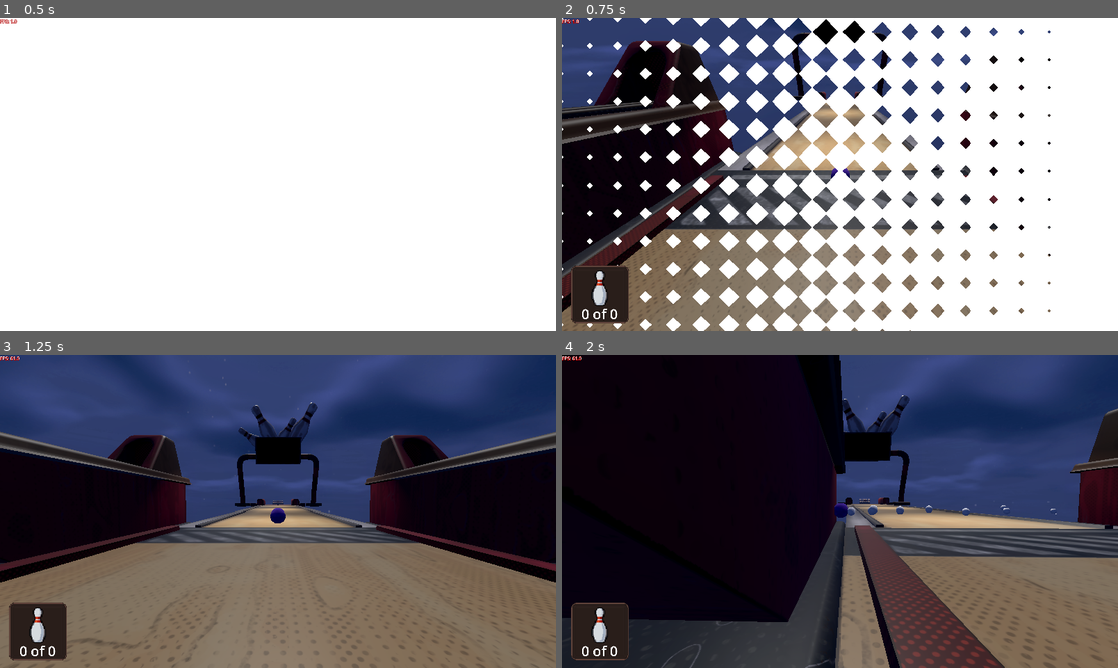
Above: before the commit, frames 1-4 (two rows, left to right).
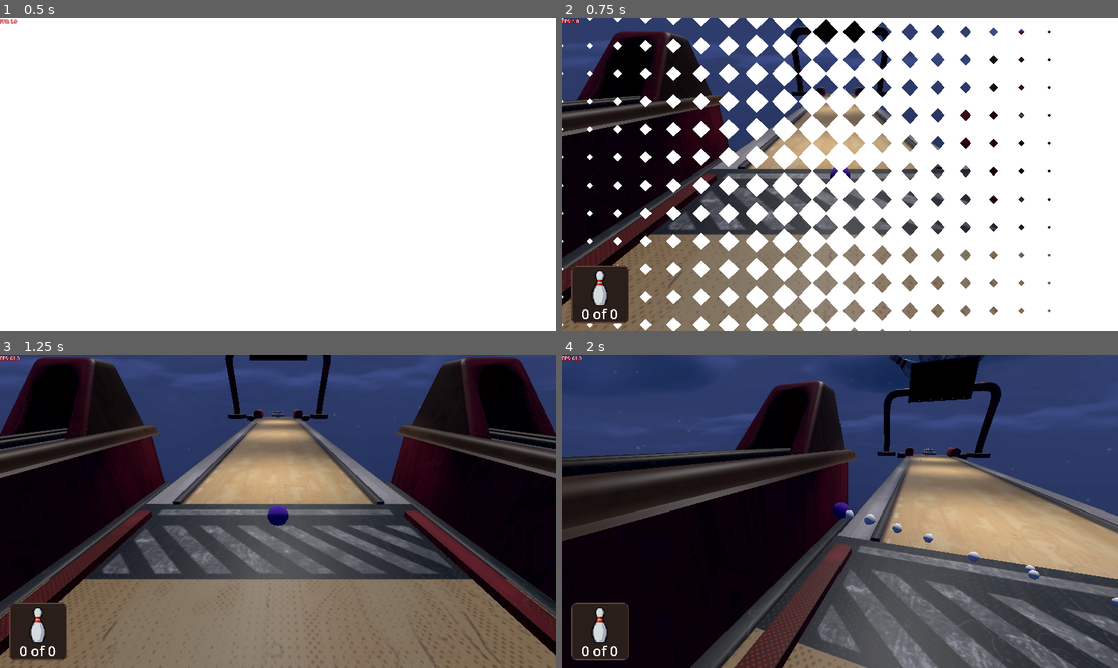
Above: after the commit, the same moments.

Repository: Cami-Cat/Dink-2026
Game: Godot game, scene res://Scenes/Core/GameCore/game_core.tscn
Same seed, same stepped clock (60 frames per second), same inputs: the game is played once before the commit and once after it. Sound files missing from this copy of the repository are replaced by a short silence.
Inputs (mouse positions are in pixels of both pictures, inside the frame that each line leads up to):
- Up to frame 1 (0.5 s): no input
- Up to frame 2 (0.75 s): move the mouse to (962, 158) at 0.52 s; click (962, 158) at 0.6 s
- Up to frame 3 (1.25 s): no input
- Up to frame 4 (2 s): drag from (728, 527) to (812, 574) at 1.27 s

Frame 1 is identical in both runs. In frame 2, 8.9% of the frame differs, in the area x 0-88%, y 2-100%; in frame 3, 47%; in frame 4, 62%, in the area x 0-100%, y 0-100%.

Commit message:
pause frame and camera changes

Diff:
--- a/Scenes/BaseScene/scene_base_3d.tscn
+++ b/Scenes/BaseScene/scene_base_3d.tscn
@@ -23,25 +23,25 @@
 [ext_resource type="Script" uid="uid://sydlavbpat37" path="res://Scripts/Class/Level/Objects/player_trigger.gd" id="14_4qkh6"]
 [ext_resource type="AudioStream" uid="uid://bf6qtup1isud0" path="res://Assets/Audio/SFX/Crowd/CrowdAw.wav" id="15_4r2jv"]
 
-[sub_resource type="BoxShape3D" id="BoxShape3D_4r2jv"]
-size = Vector3(76, 9.345, 1.595)
-
-[sub_resource type="BoxShape3D" id="BoxShape3D_pw2m0"]
-size = Vector3(76, 9.345, 1.595)
-
 [sub_resource type="BoxShape3D" id="BoxShape3D_dpqgl"]
 size = Vector3(76, 9.345, 1.595)
 
+[sub_resource type="BoxShape3D" id="BoxShape3D_3xxyo"]
+size = Vector3(76, 9.345, 1.595)
+
+[sub_resource type="BoxShape3D" id="BoxShape3D_5svqw"]
+size = Vector3(76, 9.345, 1.595)
+
 [sub_resource type="BoxShape3D" id="BoxShape3D_htquy"]
 size = Vector3(14.101763, 0.6346741, 128.22809)
 
 [sub_resource type="BoxShape3D" id="BoxShape3D_uuwsw"]
 size = Vector3(0.52186966, 0.8204346, 114.52553)
 
-[sub_resource type="BoxShape3D" id="BoxShape3D_3xxyo"]
+[sub_resource type="BoxShape3D" id="BoxShape3D_m675f"]
 size = Vector3(10, 9.345, 1.595)
 
-[sub_resource type="BoxShape3D" id="BoxShape3D_5svqw"]
+[sub_resource type="BoxShape3D" id="BoxShape3D_17yxc"]
 size = Vector3(1000, 1, 1000)
 
 [sub_resource type="PanoramaSkyMaterial" id="PanoramaSkyMaterial_6opk0"]
@@ -74,7 +74,7 @@
 [node name="Level" type="Node3D" parent="World Origin" unique_id=2076807864]
 
 [node name="Pin Camera" type="Camera3D" parent="World Origin/Level" unique_id=1902897654 node_paths=PackedStringArray("pin_master")]
-transform = Transform3D(-0.02296185, -0.45593363, 0.8897176, -0.011762829, 0.8900138, 0.45578188, -0.99966717, -9.316331e-10, -0.02579943, 21.890865, 14.361302, -102.967125)
+transform = Transform3D(0.9356842, -0.132834, 0.3268794, 0, 0.9264278, 0.3764725, -0.35283852, -0.35225937, 0.8668438, 9.924216, 11.46455, -73.97075)
 fov = 43.5401
 script = ExtResource("4_cfboo")
 pin_master = NodePath("../Pin Master")
@@ -88,8 +88,8 @@
 trigger_on_enter = [NodePath("../Pin Camera")]
 area_size = Vector3(76, 9.345, 1.595)
 
-[node name="@CollisionShape3D@71824" type="CollisionShape3D" parent="World Origin/Level/SideCamTriggerArea" unique_id=413969634]
-shape = SubResource("BoxShape3D_4r2jv")
+[node name="@CollisionShape3D@21837" type="CollisionShape3D" parent="World Origin/Level/SideCamTriggerArea" unique_id=1614750402]
+shape = SubResource("BoxShape3D_dpqgl")
 debug_color = Color(0.875, 0, 0.236, 1)
 
 [node name="Trigger Area2" parent="World Origin/Level" unique_id=1637487406 node_paths=PackedStringArray("trigger_on_enter") instance=ExtResource("7_ekuh2")]
@@ -97,8 +97,8 @@
 trigger_on_enter = [NodePath("../Pusher")]
 area_size = Vector3(76, 9.345, 1.595)
 
-[node name="@CollisionShape3D@71826" type="CollisionShape3D" parent="World Origin/Level/Trigger Area2" unique_id=1861173738]
-shape = SubResource("BoxShape3D_pw2m0")
+[node name="@CollisionShape3D@21839" type="CollisionShape3D" parent="World Origin/Level/Trigger Area2" unique_id=461565272]
+shape = SubResource("BoxShape3D_3xxyo")
 debug_color = Color(0.875, 0, 0.236, 1)
 
 [node name="Trigger Area3" parent="World Origin/Level" unique_id=491828337 node_paths=PackedStringArray("trigger_on_enter") instance=ExtResource("7_ekuh2")]
@@ -106,8 +106,8 @@
 trigger_on_enter = [NodePath("../Pusher2")]
 area_size = Vector3(76, 9.345, 1.595)
 
-[node name="@CollisionShape3D@71828" type="CollisionShape3D" parent="World Origin/Level/Trigger Area3" unique_id=531917786]
-shape = SubResource("BoxShape3D_dpqgl")
+[node name="@CollisionShape3D@21841" type="CollisionShape3D" parent="World Origin/Level/Trigger Area3" unique_id=1085778434]
+shape = SubResource("BoxShape3D_5svqw")
 debug_color = Color(0.875, 0, 0.236, 1)
 
 [node name="Pusher" parent="World Origin/Level" unique_id=2033328119 instance=ExtResource("7_4l7u4")]
@@ -199,8 +199,8 @@
 trigger_on_enter = [NodePath("../CrowdOh")]
 area_size = Vector3(10, 9.345, 1.595)
 
-[node name="@CollisionShape3D@71830" type="CollisionShape3D" parent="World Origin/Level/CrowdExcitmentTrigger" unique_id=1525525650]
-shape = SubResource("BoxShape3D_3xxyo")
+[node name="@CollisionShape3D@21843" type="CollisionShape3D" parent="World Origin/Level/CrowdExcitmentTrigger" unique_id=2049981542]
+shape = SubResource("BoxShape3D_m675f")
 debug_color = Color(0.875, 0, 0.236, 1)
 
 [node name="CrowdOh" parent="World Origin/Level" unique_id=1755318309 instance=ExtResource("12_17h01")]
@@ -214,8 +214,8 @@
 area_size = Vector3(1000, 1, 1000)
 metadata/_custom_type_script = "uid://sydlavbpat37"
 
-[node name="@CollisionShape3D@71832" type="CollisionShape3D" parent="World Origin/Level/CrowdSadTrigger" unique_id=1738737412]
-shape = SubResource("BoxShape3D_5svqw")
+[node name="@CollisionShape3D@21845" type="CollisionShape3D" parent="World Origin/Level/CrowdSadTrigger" unique_id=1546731894]
+shape = SubResource("BoxShape3D_17yxc")
 debug_color = Color(0.875, 0, 0.236, 1)
 
 [node name="CrowdAw" parent="World Origin/Level" unique_id=1276150280 instance=ExtResource("12_17h01")]
--- a/Scripts/Class/Character/character_controller.gd
+++ b/Scripts/Class/Character/character_controller.gd
@@ -13,7 +13,7 @@
 signal input_released(_position : Vector2)
 signal mouse_moved(_position : Vector2)
 signal clicked_at(_position : Vector2)
-signal ball_hit_pin(velocity : float)
+signal ball_hit_pin(velocity : float , pin:Pin)
 signal ball_hit_obstacle(velocity : float)
 signal player_timed_out
 
@@ -148,7 +148,7 @@
 func _on_body_entered(body : Node3D) -> void:
 	if is_zero_approx(linear_velocity.length()) : return
 	if body is Pin:
-		ball_hit_pin.emit(linear_velocity.length())
+		ball_hit_pin.emit(linear_velocity.length(),body)
 		timing_out = true
 		can_drag = false
 		timeout_timer.start(timeout_length)
@@ -165,9 +165,13 @@
 	pass
 
 
-func _on_ball_hit_pin(velocity: float) -> void:
+func _on_ball_hit_pin(velocity: float , pin:Pin) -> void:
 	$BallHit.restart()
 	$BallHit.emitting = true
-	if not has_hit_pin_sound:
+	if has_hit_pin_sound == false:
+		GFnc.apply_hitlag(0.15)
+		var dir:Vector3 = (global_position - pin.global_position).normalized()
+		var _velocity = dir * velocity * 0.1
+		pin.apply_impulse(_velocity,global_position)
 		crowd_yay_sound.play()
 		has_hit_pin_sound = true
--- a/Scripts/Globals/g_fnc.gd
+++ b/Scripts/Globals/g_fnc.gd
@@ -15,3 +15,8 @@
 		return input
 	input -= input%round_to_nearest
 	return input
+
+func apply_hitlag(duration: float) -> void:
+	Engine.time_scale = 0.05
+	await get_tree().create_timer(duration, true, false, true).timeout
+	Engine.time_scale = 1.0
--- a/Scripts/Viewports/Camera/main_camera.gd
+++ b/Scripts/Viewports/Camera/main_camera.gd
@@ -6,7 +6,7 @@
 signal camera_rotating(state:bool)
 
 @export var follow_target : Node3D
-@export var follow_distance : float = 15.0
+@export var follow_distance : float = 10.0
 @export var max_follow_distance : float = 15.0
 @export var min_follow_distance : float = 5.0
 @export var scroll_distance_change : float = 0.5
@@ -20,11 +20,12 @@
 var is_orbiting : bool = false
 
 var orbit_angle_y: float = -PI
-var orbit_angle_x: float = -0.2
+var orbit_angle_x: float = 0.2
 
 var resetting : bool = false
 
 func _ready() -> void:
+
 	if !follow_target : return
 	add_to_group(CAMERA_GROUP)
 	return
@@ -63,7 +64,7 @@
 		var rotation_amount : Vector2 = event.relative * deg_to_rad(rotation_speed)
 
 		orbit_angle_y -= rotation_amount.x
-		orbit_angle_x = clamp(orbit_angle_x + rotation_amount.y, deg_to_rad(-80), deg_to_rad(80))
+		orbit_angle_x = clamp(orbit_angle_x + rotation_amount.y, deg_to_rad(-15), deg_to_rad(80))
 		return
 	if event is InputEventMouseButton:
 		if event.button_index == MOUSE_BUTTON_WHEEL_DOWN:
@@ -81,6 +82,7 @@
 	global_position = follow_target.global_position
 	current_speed = 0.0
 	resetting = false
+	await get_tree().process_frame
 	current = true
 	return
 
